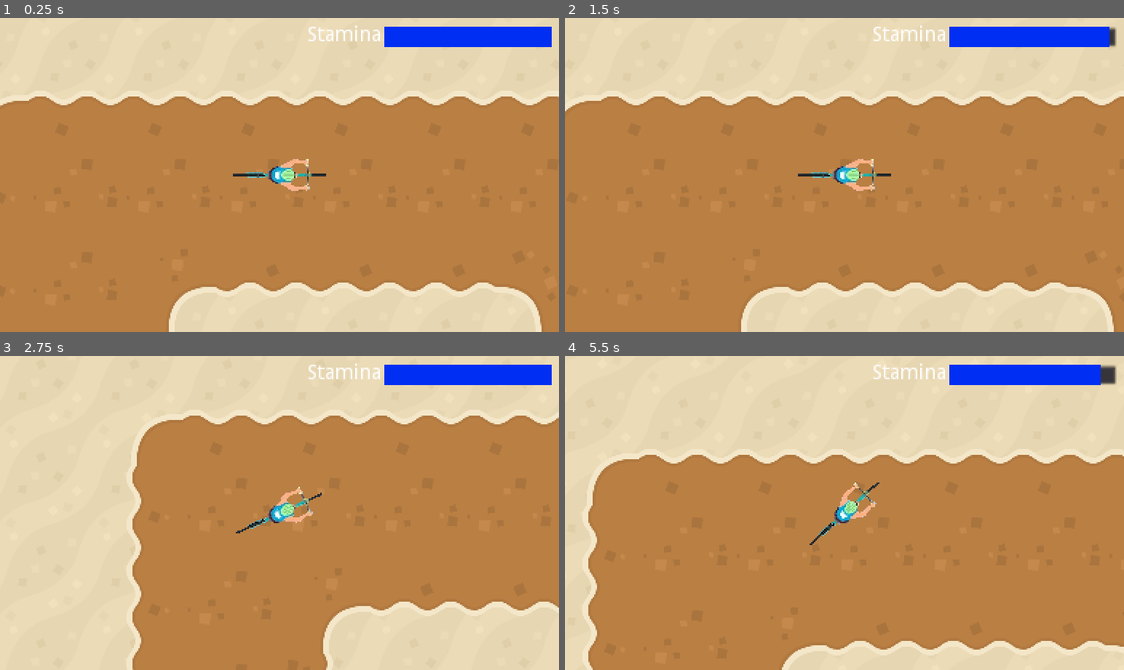
Above: before the commit, frames 1-4 (two rows, left to right).
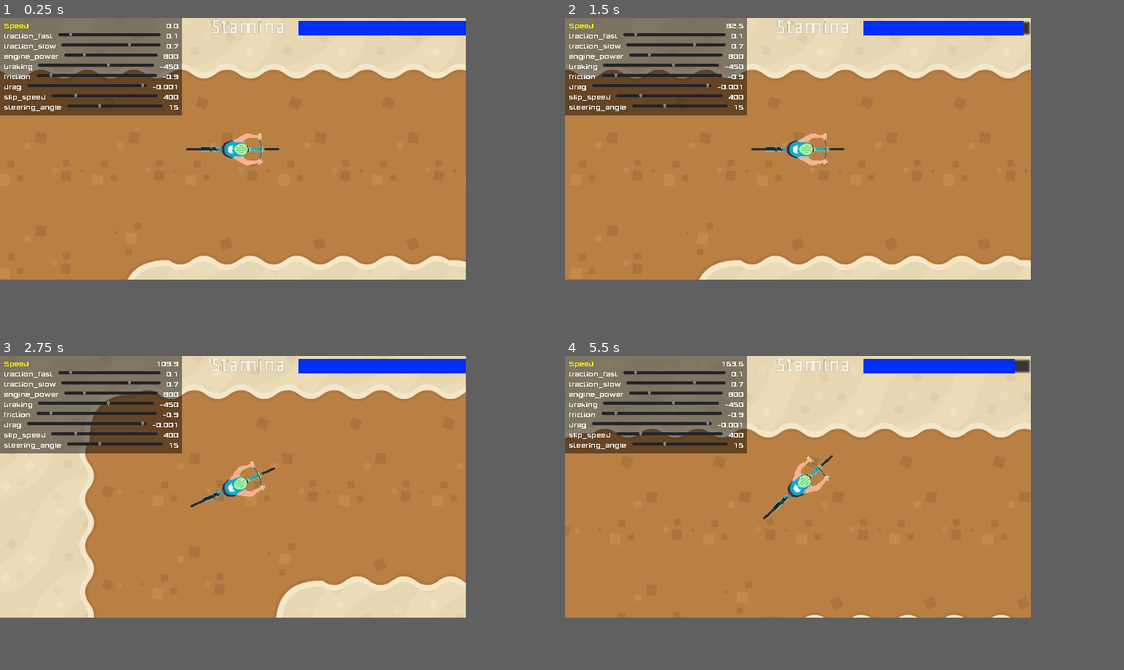
Above: after the commit, the same moments.

Repository: ivangoncharuk/Tour-de-Towson
Game: Godot game, scene res://Scenes/World/World.tscn
The game is run twice, just before and just after one commit, with the same random seed, the same clock (stepped at 60 frames per second) and the same inputs.
Inputs:
- Up to frame 1 (0.25 s): no input
- Up to frame 2 (1.5 s): tap Enter at 0.5 s; hold D (steer_right) 0.53-1.28 s; tap Space at 1.25 s; hold S (brake) from 1.28 s (still down)
- Up to frame 3 (2.75 s): release S (brake) at 2.03 s; hold D (steer_right) from 2.03 s (still down)
- Up to frame 4 (5.5 s): release D (steer_right) at 2.78 s; hold W (accelerate) 2.78-3.53 s; hold A (steer_left) 3.53-5.03 s; tap Enter at 4.25 s; tap Space at 5 s; hold S (brake) from 5.03 s (still down)
In our replay, the window is 768x432 before the commit and 640x360 after it. These sizes can differ from the game's own. Grey fills any space a smaller window leaves; there, only what the larger window draws over its background counts as a difference.

The runs differ from the first frame. In frame 1, 35% of the frame differs, in the area x 0-100%, y 0-100%; in frame 2, 35%; in frame 3, 40%; in frame 4, 32%.

Commit message:
Smooth sprite rotation, control panel resize, code refactors.

Diff:
--- a/Scenes/Car/Car.gd
+++ b/Scenes/Car/Car.gd
@@ -11,13 +11,10 @@
 var traction_fast = 0.1
 var traction_slow = 0.7
 var stamina = 100
+
 var acceleration = Vector2.ZERO
 var velocity = Vector2.ZERO
 var steer_direction
-
-const GAME_FPS = 60
-
-onready var sprite = $Sprite
 
 func _physics_process(delta):
 	acceleration = Vector2.ZERO
@@ -27,28 +24,12 @@
 	velocity += acceleration * delta
 	velocity = move_and_slide(velocity)
 
-
-#func _process(delta):
-#	# Fixes jittering when the player is moving
-#	var fps = Engine.get_frames_per_second()
-#	var lerp_interval = velocity / fps
-#	var lerp_position = global_transform.origin + lerp_interval
-#
-#	if fps > GAME_FPS:
-#		sprite.set_as_toplevel(true)
-#		sprite.global_transform.origin = sprite.global_transform.origin.linear_interpolate(lerp_position, 20 * delta)
-#	else:
-#		sprite.global_transform = global_transform
-#		sprite.set_as_toplevel(false)
-
-
 func apply_friction():
 	if velocity.length() < 5:
 		velocity = Vector2.ZERO
 	var friction_force = velocity * friction
 	var drag_force = velocity * velocity.length() * drag
 	acceleration += drag_force + friction_force
-
 
 func get_input():
 	var turn = 0
@@ -57,12 +38,13 @@
 	if Input.is_action_pressed("steer_left"):
 		turn -= 1
 	steer_direction = turn * deg2rad(steering_angle)
+
 	if Input.is_action_pressed("accelerate"):
-		if(Hud.get_child(0).value > 1):
+		if (Hud.get_child(0).value > 1):
 			acceleration = transform.x * engine_power
 			Hud.get_child(0).value -= .25
 	elif Input.is_action_pressed("brake"):
-		if(Hud.get_child(0).value > 1):
+		if (Hud.get_child(0).value > 1):
 			acceleration = transform.x * braking
 			Hud.get_child(0).value -= .35
 	else:
--- a/Scenes/ControlPanel/ControlPanel.gd
+++ b/Scenes/ControlPanel/ControlPanel.gd
@@ -1,21 +1,28 @@
 extends Control
 
-export (NodePath) var player_path
+export (NodePath) var player_path # Drag in the thing you want to control
 var SettingSlider = preload("res://Scenes/SettingSlider.tscn")
 var player = null
 
-var car_settings = ['traction_fast', 'traction_slow',
-		'engine_power', 'braking', 'friction',
-		'drag', 'slip_speed', 'steering_angle']
+var car_settings = [
+	'traction_fast',
+	'traction_slow',
+	'engine_power',
+	'braking',
+	'friction',
+	'drag',
+	'slip_speed',
+	'steering_angle']
 
-var ranges = {'traction_fast': [0, 1.0, 0.01],
-			'traction_slow': [0, 1.0, 0.01],
-			'engine_power': [500, 2000, 10],
-			'braking': [-1000, -100, 10],
-			'friction': [-1.0, -0.01, 0.01],
-			'drag': [-0.1, 0, 0.001],
-			'slip_speed': [100, 1500, 10],
-			'steering_angle': [0, 45, 1]}
+
+var ranges = {'traction_fast': 	[0, 1.0, 0.01],
+			'traction_slow': 	[0, 1.0, 0.01],
+			'engine_power': 		[500, 2000, 10],
+			'braking': 			[-1000, -100, 10],
+			'friction': 			[-1.0, -0.01, 0.01],
+			'drag': 				[-0.1, 0, 0.001],
+			'slip_speed': 		[100, 1500, 10],
+			'steering_angle': 	[0, 45, 1]}
 
 
 func _ready():
@@ -23,15 +30,19 @@
 		player = get_node(player_path)
 		for setting in car_settings:
 			var ss = SettingSlider.instance()
+			var slider = ss.get_node("Slider")
+
 			ss.name = setting
 			$Panel/VBoxContainer.add_child(ss)
-			ss.get_node("Slider").min_value = ranges[setting][0]
-			ss.get_node("Slider").max_value = ranges[setting][1]
-			ss.get_node("Slider").step = ranges[setting][2]
-			ss.get_node("Slider").value = player.get(setting)
+			slider.min_value = ranges[setting][0]
+			slider.max_value = ranges[setting][1]
+			slider.step = ranges[setting][2]
+
+			slider.value = player.get(setting)
 			ss.get_node("Label").text = setting
 			ss.get_node("Value").text = str(player.get(setting))
-			ss.get_node("Slider").connect("value_changed", self, "_on_Value_changed", [ss])
+
+			slider.connect("value_changed", self, "_on_Value_changed", [ss])
 
 
 func _on_Value_changed(value, node):
@@ -39,10 +50,11 @@
 	node.get_node("Value").text = str(value)
 
 func _input(event):
+	# Pressing tab hides the panel
 	if event.is_action_pressed("ui_focus_next"):
 		visible = !visible
 
 
 func _process(_delta):
 	if player:
-		$Panel/VBoxContainer/Speedometer/Speed.text = "%4.1f" % player.velocity.length()
+		$Panel/VBoxContainer/Speedometer/Speed.text = "%3.1f" % player.velocity.length()
--- a/Scenes/ControlPanel/ControlPanel.tscn
+++ b/Scenes/ControlPanel/ControlPanel.tscn
@@ -11,16 +11,15 @@
 bg_color = Color( 0, 0, 0, 0.458824 )
 
 [node name="ControlPanel" type="Control"]
-visible = false
 script = ExtResource( 2 )
 __meta__ = {
 "_edit_use_anchors_": false
 }
 
 [node name="Panel" type="PanelContainer" parent="."]
-margin_right = 134.0
+margin_right = 500.0
 margin_bottom = 45.0
-rect_scale = Vector2( 0.5, 0.5 )
+rect_scale = Vector2( 0.25, 0.25 )
 custom_styles/panel = SubResource( 1 )
 __meta__ = {
 "_edit_use_anchors_": false
@@ -29,15 +28,15 @@
 [node name="VBoxContainer" type="VBoxContainer" parent="Panel"]
 margin_left = 10.0
 margin_top = 10.0
-margin_right = 124.0
+margin_right = 490.0
 margin_bottom = 35.0
 
 [node name="Speedometer" type="HBoxContainer" parent="Panel/VBoxContainer"]
-margin_right = 114.0
+margin_right = 480.0
 margin_bottom = 25.0
 
 [node name="Label" type="Label" parent="Panel/VBoxContainer/Speedometer"]
-margin_right = 68.0
+margin_right = 434.0
 margin_bottom = 25.0
 size_flags_horizontal = 3
 custom_colors/font_color = Color( 1, 1, 0, 1 )
@@ -45,8 +44,8 @@
 text = "Speed"
 
 [node name="Speed" type="Label" parent="Panel/VBoxContainer/Speedometer"]
-margin_left = 72.0
-margin_right = 114.0
+margin_left = 438.0
+margin_right = 480.0
 margin_bottom = 25.0
 custom_fonts/font = ExtResource( 1 )
 text = "100"
--- a/Scenes/SettingSlider.tscn
+++ b/Scenes/SettingSlider.tscn
@@ -3,23 +3,24 @@
 [ext_resource path="res://font_x20.tres" type="DynamicFont" id=1]
 
 [node name="SettingSlider" type="HBoxContainer"]
-margin_right = 332.0
-margin_bottom = 25.0
+margin_right = 291.0
+margin_bottom = 35.0
 custom_constants/separation = 15
 __meta__ = {
 "_edit_use_anchors_": false
 }
 
 [node name="Label" type="Label" parent="."]
+margin_top = 5.0
 margin_right = 133.0
-margin_bottom = 25.0
+margin_bottom = 30.0
 custom_fonts/font = ExtResource( 1 )
 text = "traction_fast"
 valign = 1
 
 [node name="Slider" type="HSlider" parent="."]
 margin_left = 148.0
-margin_right = 283.0
+margin_right = 242.0
 margin_bottom = 16.0
 size_flags_horizontal = 3
 max_value = 1.0
@@ -27,9 +28,10 @@
 value = 0.1
 
 [node name="Value" type="Label" parent="."]
-margin_left = 298.0
-margin_right = 332.0
-margin_bottom = 25.0
+margin_left = 257.0
+margin_top = 5.0
+margin_right = 291.0
+margin_bottom = 30.0
 custom_fonts/font = ExtResource( 1 )
 text = "0.1"
 valign = 1
--- a/Scenes/World/HUD.tscn
+++ b/Scenes/World/HUD.tscn
@@ -6,11 +6,10 @@
 [node name="HUD" type="CanvasLayer"]
 
 [node name="ProgressBar" type="ProgressBar" parent="."]
-use_parent_material = true
-margin_left = 264.0
-margin_top = 6.0
-margin_right = 379.0
-margin_bottom = 20.0
+margin_left = 205.0
+margin_top = 2.0
+margin_right = 320.0
+margin_bottom = 12.0
 custom_styles/fg = SubResource( 1 )
 value = 100.0
 percent_visible = false
@@ -19,10 +18,9 @@
 }
 
 [node name="RichTextLabel" type="RichTextLabel" parent="."]
-margin_left = 211.0
-margin_top = 5.0
-margin_right = 267.0
-margin_bottom = 20.0
+margin_left = 145.0
+margin_right = 211.0
+margin_bottom = 15.0
 text = "Stamina"
 __meta__ = {
 "_edit_use_anchors_": false
--- a/Scenes/World/World.gd
+++ b/Scenes/World/World.gd
@@ -6,7 +6,8 @@
 func set_camera_limits():
 	var map_limits = $TileMap.get_used_rect()
 	var map_cellsize = $TileMap.cell_size
-	$CarTest/Camera2D.limit_left = map_limits.position.x * map_cellsize.x
-	$CarTest/Camera2D.limit_top = map_limits.position.y * map_cellsize.y
-	$CarTest/Camera2D.limit_right = map_limits.end.x * map_cellsize.x
-	$CarTest/Camera2D.limit_bottom = map_limits.end.y * map_cellsize.y
+	var camera = $CarTest/Camera2D
+	camera.limit_left = map_limits.position.x * map_cellsize.x
+	camera.limit_top = map_limits.position.y * map_cellsize.y
+	camera.limit_right = map_limits.end.x * map_cellsize.x
+	camera.limit_bottom = map_limits.end.y * map_cellsize.y
--- a/Scenes/World/World.tscn
+++ b/Scenes/World/World.tscn
@@ -186,7 +186,7 @@
 [node name="Car" parent="." instance=ExtResource( 2 )]
 position = Vector2( 472, 167 )
 
-[node name="CanvasLayer" type="CanvasLayer" parent="."]
+[node name="DevToolHUD" type="CanvasLayer" parent="."]
 
-[node name="ControlPanel" parent="CanvasLayer" instance=ExtResource( 3 )]
+[node name="ControlPanel" parent="DevToolHUD" instance=ExtResource( 3 )]
 player_path = NodePath("../../Car")
--- a/project.godot
+++ b/project.godot
@@ -24,11 +24,12 @@
 
 [display]
 
-window/size/width=384
-window/size/height=216
-window/size/test_width=1536
-window/size/test_height=864
-window/stretch/mode="viewport"
+window/size/width=320
+window/size/height=180
+window/size/fullscreen=true
+window/size/test_width=640
+window/size/test_height=360
+window/stretch/mode="2d"
 window/stretch/aspect="keep"
 
 [input]
@@ -53,6 +54,10 @@
 "events": [ Object(InputEventKey,"resource_local_to_scene":false,"resource_name":"","device":0,"alt":false,"shift":false,"control":false,"meta":false,"command":false,"pressed":false,"scancode":83,"physical_scancode":0,"unicode":0,"echo":false,"script":null)
  ]
 }
+ui_focus={
+"deadzone": 0.5,
+"events": [  ]
+}
 
 [physics]
 
Not shown, changed: .gitignore
